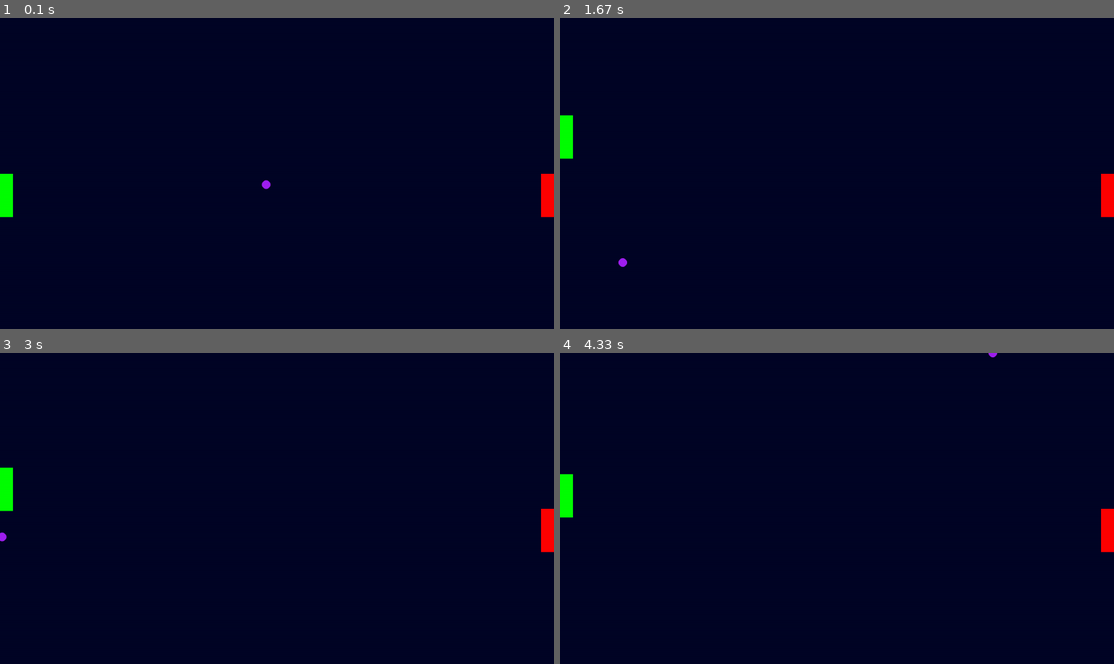
Above: before the commit, frames 1-4 (two rows, left to right).
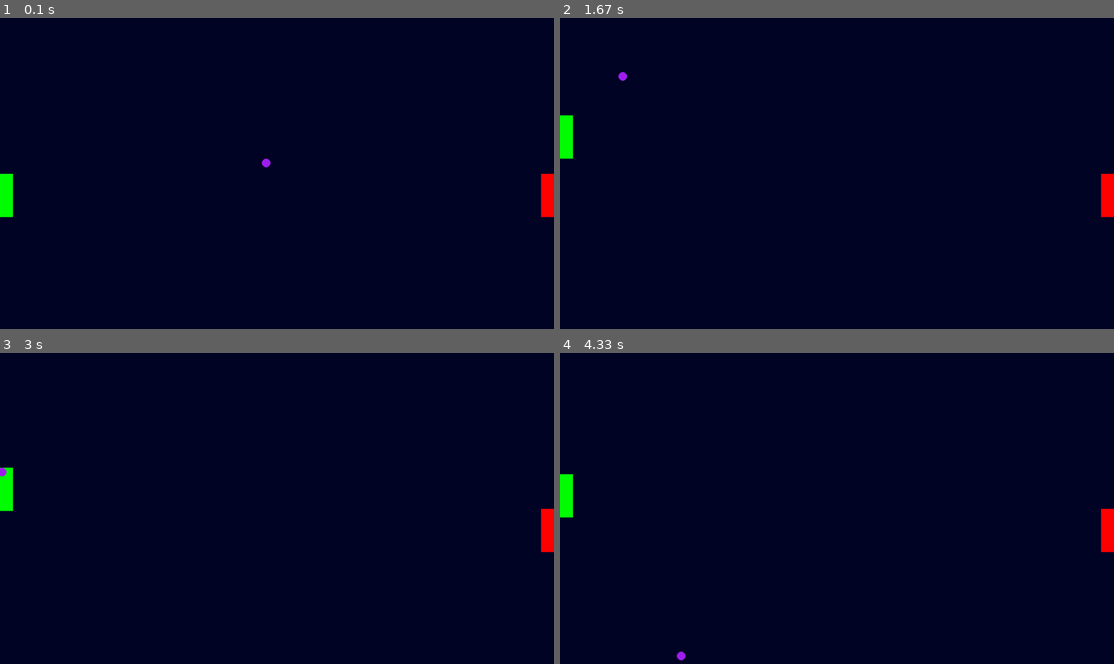
Above: after the commit, the same moments.

Repository: Arthur-Negrao-Smith/Pong-Pygame
Game: pygame game, started from main.py
The game is run twice, just before and just after one commit, with the same random seed, the same clock (stepped at 60 frames per second) and the same inputs.
Inputs:
- Up to frame 1 (0.1 s): no input
- Up to frame 2 (1.67 s): hold Up 0.33-0.8 s; hold Down 0.83-1.13 s; hold Up 1.17-1.53 s; hold Down from 1.57 s (still down)
- Up to frame 3 (3 s): release Down at 1.93 s; hold Up 1.97-2.27 s
- Up to frame 4 (4.33 s): hold Down 3.03-3.4 s; hold Up 3.43-3.73 s; hold Down 3.77-4.07 s; hold Up from 4.1 s (still down)

The runs differ from the first frame. In frame 1, less than 0.1% of the frame differs, in the area x 47-49%, y 45-56%; in frame 2, less than 0.1%; in frame 3, less than 0.1%; in frame 4, less than 0.1%.

Commit message:
Primeira Colisão
Criei a primeira colisão funcional
Coloquei mais comentários pontuais
Compactei na classe Ball algumas funções

Diff:
--- a/main.py
+++ b/main.py
@@ -38,11 +38,12 @@
 game_event = Game_Event()
 
 # Seletor de movimentos
+start = 0
 up_left = 1
 down_left = 2
 up_right =  3
 down_right = 4
-direction_selector = 0
+direction_selector = start
 
 running = True
 while running:
@@ -51,47 +52,53 @@
     key_list = pg.event.get()
     running = game_event.identify_loop_close(keys=key_list)
 
+    # Preenche o background
     game_screen.change_background_color()
 
+    # Desenha o player 1
     player_1.draw_player(screen=game_screen.game_window)
     if game_event.identify_key_up() and player_1.posy >= 0:
         player_1.move_up()
     if game_event.identify_key_down() and player_1.posy <= screen_size_y - player_size_y:
         player_1.move_down()
 
+    # Desenha o player 2
     player_2.draw_player(screen=game_screen.game_window)
 
+    # Desenha a bola
     ball.draw_ball(screen=game_screen.game_window)
 
 
-    if direction_selector == 0:
-        direction_selector = randint(1, 4)
+    if direction_selector == start:
+        direction_selector = randint(1, 2)
 
-    if direction_selector == up_left:
-        ball.move_ball_up_left()
-    elif direction_selector == down_left:
-        ball.move_ball_down_left()
-    elif direction_selector == up_right:
-        ball.move_ball_up_right()
-    elif direction_selector == down_right:
-        ball.move_ball_down_right()
+    ball.move_ball_to_direction(direction=direction_selector)
 
-
-    score_tester = ball.set_finish_width(screen_size_x=screen_size_x)
+    score_tester = ball.set_collision_width(screen_size_x=screen_size_x)
     if score_tester == 'left':
-        direction_selector = 0
-        ball.posx = screen_size_x // 2
-        ball.posy = screen_size_y // 2
+        direction_selector = start
+        ball.change_ball_position(posx=screen_size_x//2, posy=screen_size_y//2)
         pg.time.wait(1000)
 
     elif score_tester == 'right':
-        direction_selector = 0
-        ball.posx = screen_size_x // 2
-        ball.posy = screen_size_y // 2
+        direction_selector = start
+        ball.change_ball_position(posx=screen_size_x//2, posy=screen_size_y//2)
         pg.time.wait(1000)
     score_tester = ''
 
-    height_finish_tester = ball.set_finish_height(screen_size_y=screen_size_y)
+    player_1_collided = ball.crash_test_player(player=player_1)
+    if player_1_collided:
+        if direction_selector == down_left:
+            direction_selector = down_right
+
+        elif direction_selector == up_left:
+            direction_selector = up_right
+
+
+    if ball.posx - ball.ray == player_1.return_x_pos() + player_1.xsize and player_1.return_y_pos() <= ball.posy and ball.posy <= player_1.return_y_pos() + player_size_y:
+        print('Colidiu')
+
+    height_finish_tester = ball.set_collision_height(screen_size_y=screen_size_y)
     if height_finish_tester == 'up':
         if direction_selector == down_right:
             direction_selector = up_right
--- a/pong_func.py
+++ b/pong_func.py
@@ -67,6 +67,10 @@
         self.color = color
         self.speed = speed
 
+    def change_ball_position(self, posx, posy) -> None:
+        self.posx = posx
+        self.posy = posy
+
     def move_ball_up_right(self) -> None:
         self.posx += self.speed
         self.posy -= self.speed
@@ -83,8 +87,36 @@
         self.posx -= self.speed
         self.posy += self.speed
 
+    def move_ball_to_direction(self, direction):
+        self.direction = direction
+        up_left = 1
+        down_left = 2
+        up_right =  3
+        down_right = 4
+        if self.direction == up_left:
+            self.move_ball_up_left()
+        elif self.direction == down_left:
+            self.move_ball_down_left()
+        elif self.direction == up_right:
+            self.move_ball_up_right()
+        elif self.direction == down_right:
+            self.move_ball_down_right()
+
+    def crash_test_player(self, player) -> bool:
+        if self.posx - self.ray == player.return_x_pos() + player.xsize and player.return_y_pos() <= self.posy - self.ray and self.posy - self.ray <= player.return_y_pos() + player.ysize:
+            print('Colidiu')
+            return True
+        else:
+            return False
+
     def draw_ball(self, screen) -> None:
         pg.draw.circle(color=self.color, surface=screen, center=[self.posx, self.posy], radius=self.ray)
+
+    def return_posx(self) -> int:
+        return self.posx
+
+    def return_posy(self) -> int:
+        return self.posy
 
     def set_start(self, screen_size_x, screen_size_y) -> bool:
         if self.posx == screen_size_x//2 and screen_size_y//2:
@@ -92,13 +124,13 @@
         else:
             return False
 
-    def set_finish_height(self, screen_size_y) -> str:
+    def set_collision_height(self, screen_size_y) -> str:
         if self.posy == 0:
             return 'down'
         elif self.posy == screen_size_y - self.ray:
             return 'up'
 
-    def set_finish_width(self, screen_size_x) -> str:
+    def set_collision_width(self, screen_size_x) -> str:
         if self.posx == 0:
             return 'left'
         elif self.posx == screen_size_x - self.ray:
